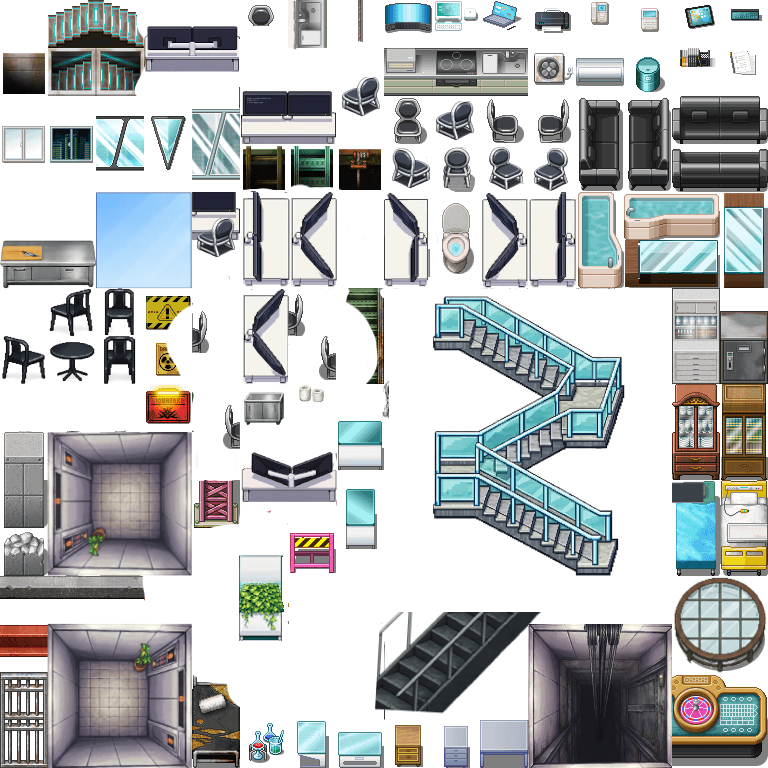
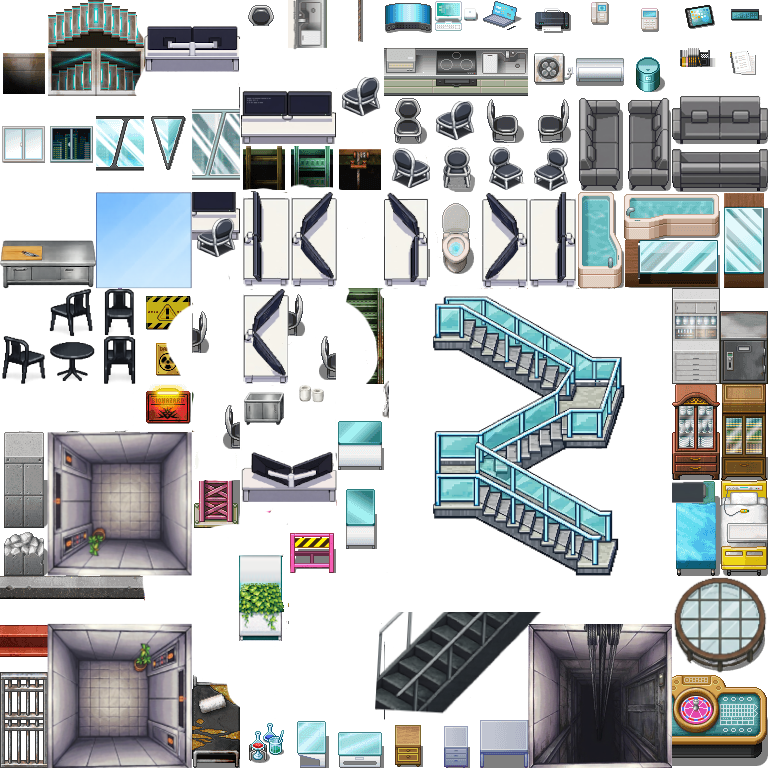
Two versions of the same layered image (768px x 768px). Layer-by-layer changes:
added layer "Pasted Layer #1" above "SF_NewInside_B.png" over <box>579,95,768,191</box>
